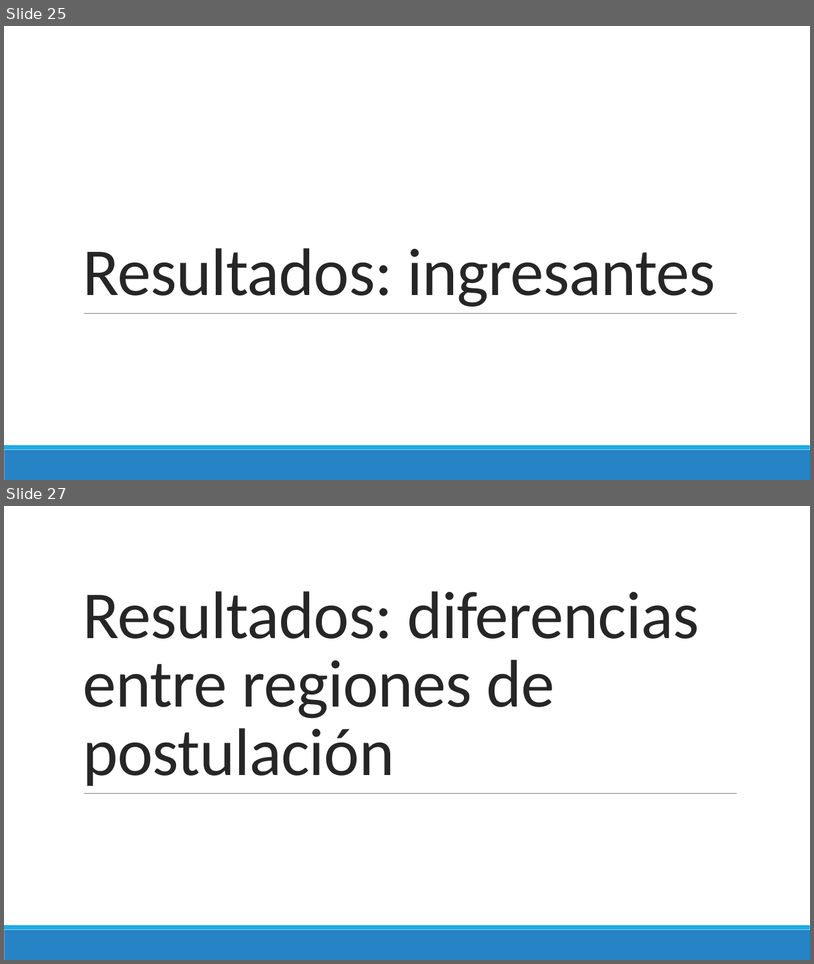
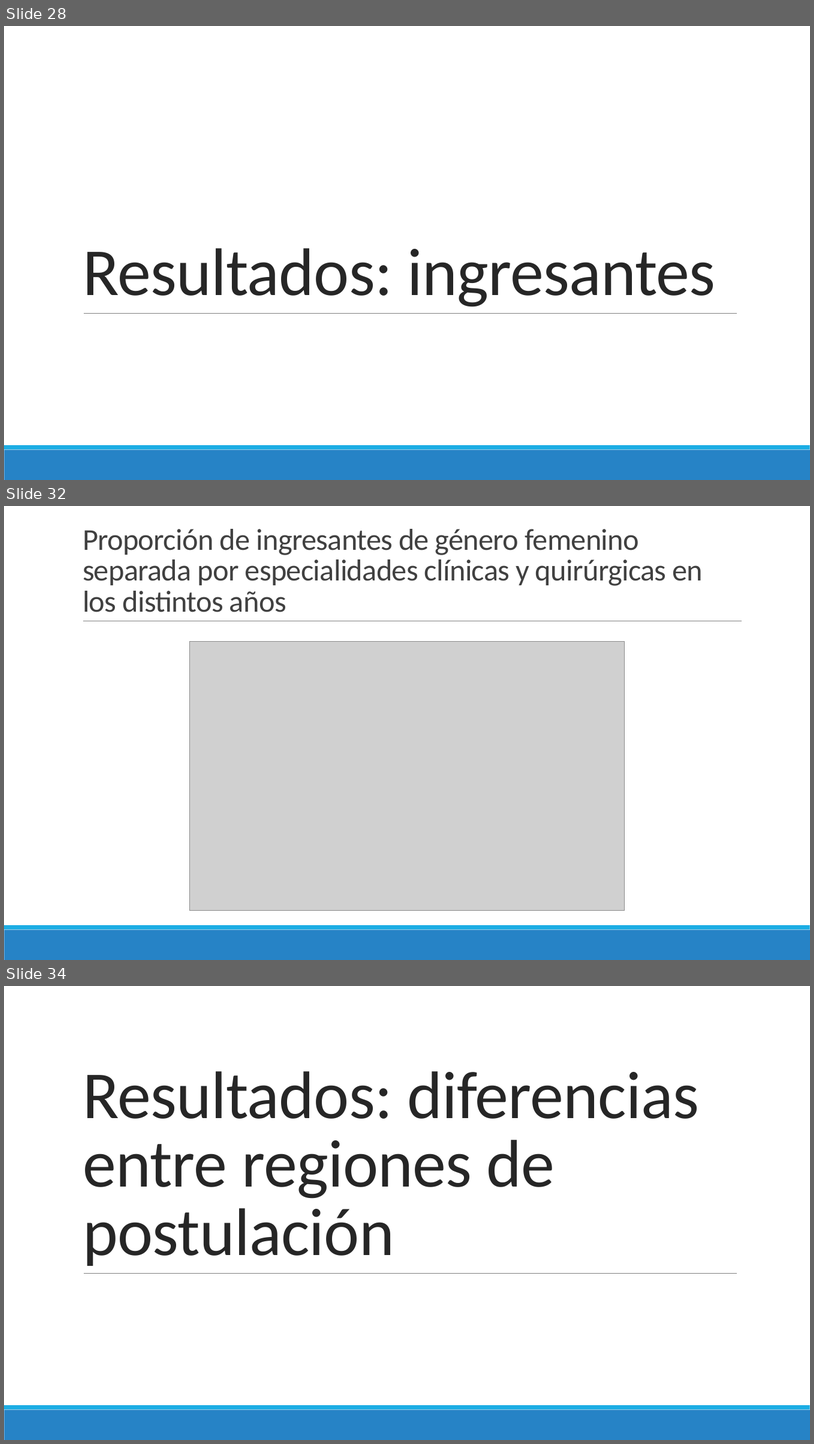
Before and after one commit to danimedi/tesis_genero_especialidades, a slide deck: doc/diapositivas_sustentacion_tesis.pptx. Shown one above the other, each under a label of ours: slides 25 and 27 before the commit, slides 28, 32 and 34 after it; the slides between them are not shown. The pictures are 814x964 and 814x1444 pixels, drawn with LibreOffice and Linux fonts; fonts in the diff are those of the drawing; grey boxes stand for pictures. Boxes give left, top, right and bottom in pixels: in the first picture for what was removed or moved away, otherwise in the second. Text is boxed around its words. In the diff, an @@ line names an element or a change of style, - is before the commit and + after.

```diff
--- a/doc/diapositivas_sustentacion_tesis.pptx
+++ b/doc/diapositivas_sustentacion_tesis.pptx
@@ slide 32 added at (x1=4, y1=506, x2=810, y2=960), background #FFFFFF; not listed: 2 template elements that a slide beside it also shows @@
@@ title added at (x1=83, y1=529, x2=703, y2=612), 36 pt, text #404040 @@
+Proporción de ingresantes de género femenino separada por especialidades clínicas y quirúrgicas en los distintos años
@@ line added from (83, 621) to (743, 621), #808080 0.5 pt @@
@@ picture added at (x1=190, y1=641, x2=625, y2=910) @@
@@ what was slide 25 is now slide 28 @@
@@ what was slide 27 is now slide 34 @@
```
Also in this commit, not shown: 1 slide changed, 12 other slides added, 3 slides removed.
